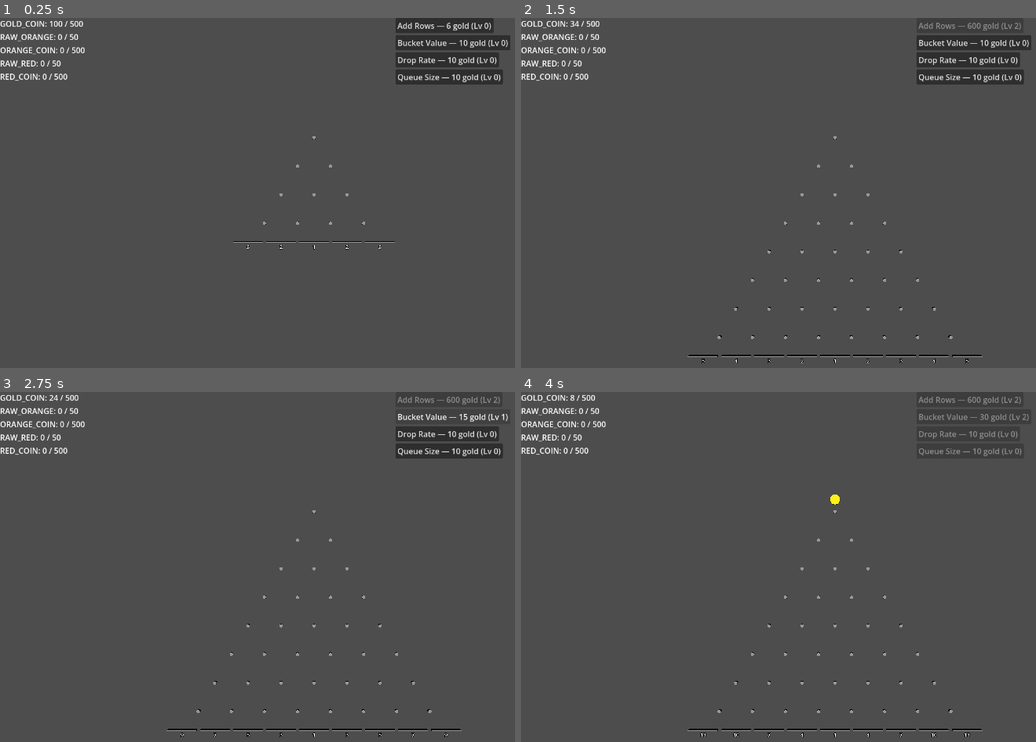
Above: before the commit, frames 1-4 (two rows, left to right).
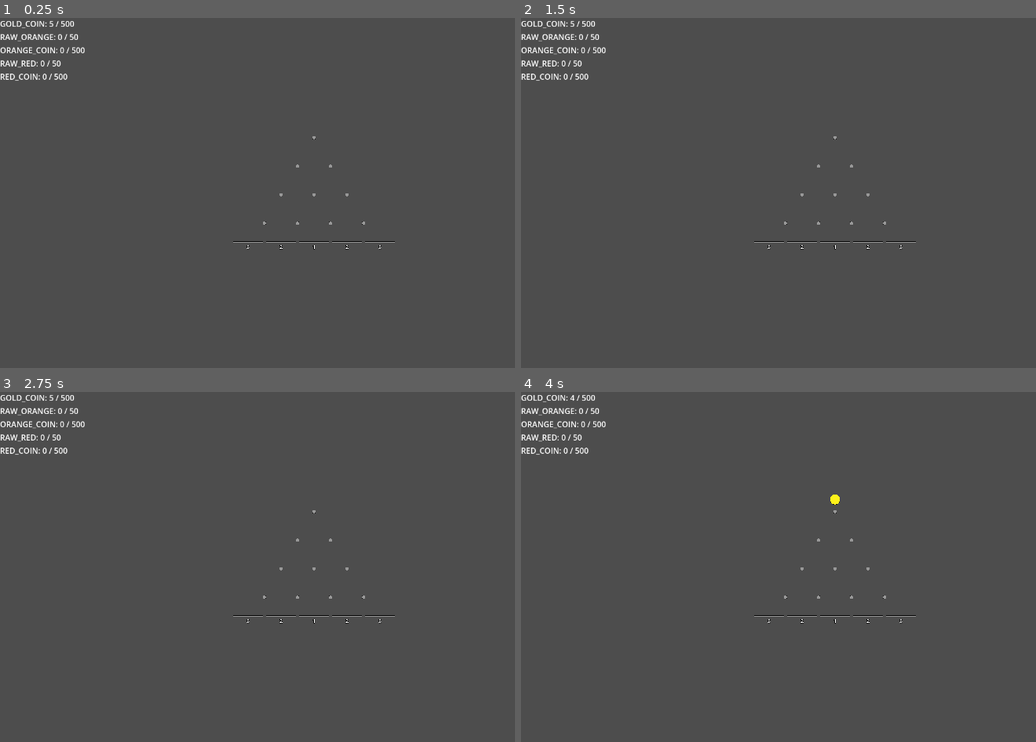
Above: after the commit, the same moments.

Repository: kjbrown-sandbox/pleenko
Game: Godot game, scene res://entities/main/main.tscn
Two runs of this game, one before a commit and one after it. Both use one fixed random seed, a clock stepped at 60 frames per second and the inputs below.
Inputs (mouse positions are in pixels of both pictures, inside the frame that each line leads up to):
- Up to frame 1 (0.25 s): no input
- Up to frame 2 (1.5 s): click (963, 25) at 0.5 s, where only the run before the commit has a clickable "Add Rows — 6 gold (Lv 0)"; click (969, 25) at 1.25 s, where only the run before the commit has a clickable "Add Rows — 60 gold (Lv 1)"
- Up to frame 3 (2.75 s): click (453, 416) at 2 s, where only the run before the commit has a clickable "Bucket Value — 10 gold (Lv 0)"
- Up to frame 4 (4 s): click (974, 416) at 2.75 s, where only the run before the commit has a clickable "Bucket Value — 15 gold (Lv 1)"; tap Enter at 3.5 s; move the mouse to (974, 549) at 3.52 s; hold Right from 3.53 s (still down); hold Space (drop_coin) from 3.53 s (still down); click (974, 549) at 3.67 s

The runs differ from the first frame. In frame 1, 3.3% of the frame differs, in the area x 9-100%, y 0-20%; in frame 2, 3.3%, in the area x 9-100%, y 0-99%; in frame 3, 2.6%; in frame 4, 1.2%.

Commit message:
Add leveling up boring

Diff:
--- a/autoloads/currency_manager/currency_manager.gd
+++ b/autoloads/currency_manager/currency_manager.gd
@@ -10,7 +10,7 @@
    for currency_type in Enums.CurrencyType.values():
       balances[currency_type] = 0
       caps[currency_type] = 50 if currency_type in [Enums.CurrencyType.RAW_ORANGE, Enums.CurrencyType.RAW_RED] else 500
-   balances[Enums.CurrencyType.GOLD_COIN] = 100
+   balances[Enums.CurrencyType.GOLD_COIN] = 5
 
 func can_afford(type: Enums.CurrencyType, amount: int) -> bool:
    return amount <= balances[type]
--- /dev/null
+++ b/autoloads/level_manager/level_manager.gd
@@ -0,0 +1,121 @@
+extends Node
+
+var levels: Array[LevelData] = []
+var current_level: int = 0
+
+## Queue of level-ups waiting for the player to claim.
+var _pending: Array = []  # Array of { level: int, level_data: LevelData }
+
+## Emitted when a level-up is ready to show. UI should display the dialog.
+signal level_up_ready(level: int, level_data: LevelData)
+
+## Emitted after the player claims rewards. Other systems react to this.
+signal rewards_claimed(level: int, rewards: Array[RewardData])
+
+## Emitted whenever the level changes (for progress UI).
+signal level_changed(new_level: int)
+
+
+func _ready() -> void:
+	_build_level_table()
+	CurrencyManager.currency_changed.connect(_on_currency_changed)
+
+
+func _build_level_table() -> void:
+	levels = [
+		_level(10, "You can now add rows to your board!", [
+			_unlock(Enums.UpgradeType.ADD_ROW, Enums.BoardType.GOLD),
+		]),
+		_level(25, "Bucket values can now be upgraded!", [
+			_unlock(Enums.UpgradeType.BUCKET_VALUE, Enums.BoardType.GOLD),
+		]),
+		_level(50, "Here are some free coins!", [
+			_drop_coins(5),
+		]),
+		_level(75, "You can now upgrade your drop rate!", [
+			_unlock(Enums.UpgradeType.DROP_RATE, Enums.BoardType.GOLD),
+		]),
+		_level(120, "You unlocked the coin queue!", [
+			_unlock(Enums.UpgradeType.QUEUE, Enums.BoardType.GOLD),
+		]),
+	]
+
+
+## Helper to create a LevelData resource inline.
+func _level(threshold: int, message: String, rewards: Array[RewardData]) -> LevelData:
+	var data := LevelData.new()
+	data.threshold = threshold
+	data.message = message
+	data.rewards = rewards
+	return data
+
+
+## Helper to create an UNLOCK_UPGRADE reward.
+func _unlock(upgrade_type: Enums.UpgradeType, board_type: Enums.BoardType) -> RewardData:
+	var r := RewardData.new()
+	r.type = RewardData.RewardType.UNLOCK_UPGRADE
+	r.upgrade_type = upgrade_type
+	r.board_type = board_type
+	return r
+
+
+## Helper to create a DROP_COINS reward.
+func _drop_coins(count: int) -> RewardData:
+	var r := RewardData.new()
+	r.type = RewardData.RewardType.DROP_COINS
+	r.coin_count = count
+	return r
+
+
+func _on_currency_changed(type: Enums.CurrencyType, new_balance: int, _new_cap: int) -> void:
+	if type != Enums.CurrencyType.GOLD_COIN:
+		return
+
+	while current_level < levels.size():
+		var next_level_data: LevelData = levels[current_level]
+		if new_balance >= next_level_data.threshold:
+			current_level += 1
+			_pending.append({ "level": current_level, "level_data": next_level_data })
+			level_changed.emit(current_level)
+			print("[LevelManager] Level %d reached (threshold=%d)" % [current_level, next_level_data.threshold])
+		else:
+			break
+
+	if _pending.size() == 1:
+		var entry = _pending[0]
+		level_up_ready.emit(entry["level"], entry["level_data"])
+
+
+func claim_rewards() -> void:
+	if _pending.is_empty():
+		return
+
+	var entry = _pending.pop_front()
+	var level: int = entry["level"]
+	var level_data: LevelData = entry["level_data"]
+
+	print("[LevelManager] Claiming rewards for level %d" % level)
+
+	for reward in level_data.rewards:
+		if reward.type == RewardData.RewardType.DROP_COINS:
+			CurrencyManager.add(Enums.CurrencyType.GOLD_COIN, reward.coin_count)
+
+	rewards_claimed.emit(level, level_data.rewards)
+
+	if not _pending.is_empty():
+		var next = _pending[0]
+		level_up_ready.emit(next["level"], next["level_data"])
+
+
+func get_next_threshold() -> int:
+	if current_level >= levels.size():
+		return -1
+	return levels[current_level].threshold
+
+
+func get_progress() -> float:
+	if current_level >= levels.size():
+		return 1.0
+	var threshold: int = levels[current_level].threshold
+	var gold: int = CurrencyManager.get_balance(Enums.CurrencyType.GOLD_COIN)
+	return float(gold) / float(threshold) if threshold > 0 else 0.0
--- /dev/null
+++ b/autoloads/level_manager/level_manager.tscn
@@ -0,0 +1,6 @@
+[gd_scene format=3]
+
+[ext_resource type="Script" path="res://autoloads/level_manager/level_manager.gd" id="1_script"]
+
+[node name="LevelManager" type="Node"]
+script = ExtResource("1_script")
--- a/autoloads/upgrade_manager/upgrade_manager.gd
+++ b/autoloads/upgrade_manager/upgrade_manager.gd
@@ -7,6 +7,7 @@
 	var max_level: int = 0  ## 0 = uncapped; mutable for cap raises
 
 signal upgrade_purchased(upgrade_type: Enums.UpgradeType, board_type: Enums.BoardType, new_level: int)
+signal upgrade_unlocked(upgrade_type: Enums.UpgradeType, board_type: Enums.BoardType)
 
 ## Populate this array in the Inspector with .tres BaseUpgradeData resources.
 @export var upgrades: Array[BaseUpgradeData] = []
@@ -17,21 +18,29 @@
 ## Quick lookup: UpgradeType -> BaseUpgradeData
 var _upgrade_map: Dictionary = {}
 
+## Tracks which upgrades are unlocked per board.
+var _unlocked: Dictionary = {}  # BoardType -> UpgradeType -> bool
+
 
 func _ready() -> void:
 	# Build lookup map
 	for data in upgrades:
 		_upgrade_map[data.type] = data
 
-	# Initialize state for every board + upgrade combination
+	# Initialize state and unlock tracking for every board + upgrade combination
 	for board_type in Enums.BoardType.values():
 		_state[board_type] = {}
+		_unlocked[board_type] = {}
 		for data in upgrades:
 			var s := UpgradeState.new()
 			s.cost = data.base_cost
 			s.delta = data.cost_delta
 			s.max_level = data.max_level
 			_state[board_type][data.type] = s
+			_unlocked[board_type][data.type] = false
+
+	# Listen for level rewards to unlock upgrades
+	LevelManager.rewards_claimed.connect(_on_rewards_claimed)
 
 	# Debug: print initial state
 	for board_type in _state:
@@ -64,7 +73,25 @@
 	return _state[board_type][upgrade_type]
 
 
+func is_unlocked(board_type: Enums.BoardType, upgrade_type: Enums.UpgradeType) -> bool:
+	return _unlocked[board_type][upgrade_type]
+
+
+func unlock(board_type: Enums.BoardType, upgrade_type: Enums.UpgradeType) -> void:
+	if _unlocked[board_type][upgrade_type]:
+		return
+	_unlocked[board_type][upgrade_type] = true
+	upgrade_unlocked.emit(upgrade_type, board_type)
+	print("[UpgradeManager] Unlocked %s on %s" % [
+		Enums.UpgradeType.keys()[upgrade_type],
+		Enums.BoardType.keys()[board_type]
+	])
+
+
 func can_buy(board_type: Enums.BoardType, upgrade_type: Enums.UpgradeType) -> bool:
+	if not is_unlocked(board_type, upgrade_type):
+		return false
+
 	var state: UpgradeState = _state[board_type][upgrade_type]
 
 	# max_level of 0 means uncapped
@@ -91,6 +118,12 @@
 	return true
 
 
+func _on_rewards_claimed(_level: int, rewards: Array[RewardData]) -> void:
+	for reward in rewards:
+		if reward.type == RewardData.RewardType.UNLOCK_UPGRADE:
+			unlock(reward.board_type, reward.upgrade_type)
+
+
 func _advance_cost(board_type: Enums.BoardType, upgrade_type: Enums.UpgradeType) -> void:
 	var upgrade_state: UpgradeState = _state[board_type][upgrade_type]
 	var data: BaseUpgradeData = _upgrade_map[upgrade_type]
--- /dev/null
+++ b/entities/level_up_dialog/level_up_dialog.gd
@@ -0,0 +1,34 @@
+extends CanvasLayer
+
+@onready var panel: PanelContainer = $Overlay/Panel
+@onready var level_label: Label = $Overlay/Panel/VBoxContainer/LevelLabel
+@onready var message_label: Label = $Overlay/Panel/VBoxContainer/MessageLabel
+@onready var claim_button: Button = $Overlay/Panel/VBoxContainer/ClaimButton
+@onready var overlay: ColorRect = $Overlay
+
+
+func _ready() -> void:
+	claim_button.pressed.connect(_on_claim_pressed)
+	LevelManager.level_up_ready.connect(_on_level_up_ready)
+	hide_dialog()
+
+
+func _on_level_up_ready(level: int, level_data: LevelData) -> void:
+	level_label.text = "Level %d!" % level
+	message_label.text = level_data.message
+	show_dialog()
+
+
+func _on_claim_pressed() -> void:
+	hide_dialog()
+	LevelManager.claim_rewards()
+
+
+func show_dialog() -> void:
+	overlay.visible = true
+	get_tree().paused = true
+
+
+func hide_dialog() -> void:
+	overlay.visible = false
+	get_tree().paused = false
--- /dev/null
+++ b/entities/level_up_dialog/level_up_dialog.tscn
@@ -0,0 +1,51 @@
+[gd_scene format=3]
+
+[ext_resource type="Script" path="res://entities/level_up_dialog/level_up_dialog.gd" id="1_script"]
+
+[node name="LevelUpDialog" type="CanvasLayer"]
+layer = 10
+process_mode = 3
+script = ExtResource("1_script")
+
+[node name="Overlay" type="ColorRect" parent="."]
+anchors_preset = 15
+anchor_right = 1.0
+anchor_bottom = 1.0
+grow_horizontal = 2
+grow_vertical = 2
+mouse_filter = 0
+color = Color(0, 0, 0, 0.5)
+
+[node name="Panel" type="PanelContainer" parent="Overlay"]
+anchors_preset = 8
+anchor_left = 0.5
+anchor_top = 0.5
+anchor_right = 0.5
+anchor_bottom = 0.5
+offset_left = -150.0
+offset_top = -80.0
+offset_right = 150.0
+offset_bottom = 80.0
+grow_horizontal = 2
+grow_vertical = 2
+
+[node name="VBoxContainer" type="VBoxContainer" parent="Overlay/Panel"]
+layout_mode = 2
+theme_override_constants/separation = 12
+alignment = 1
+
+[node name="LevelLabel" type="Label" parent="Overlay/Panel/VBoxContainer"]
+layout_mode = 2
+horizontal_alignment = 1
+text = "Level 1!"
+
+[node name="MessageLabel" type="Label" parent="Overlay/Panel/VBoxContainer"]
+layout_mode = 2
+horizontal_alignment = 1
+text = "You unlocked something!"
+autowrap_mode = 2
+
+[node name="ClaimButton" type="Button" parent="Overlay/Panel/VBoxContainer"]
+layout_mode = 2
+focus_mode = 0
+text = "Claim Reward"
--- a/entities/main/main.tscn
+++ b/entities/main/main.tscn
@@ -3,6 +3,7 @@
 [ext_resource type="Script" uid="uid://der5dhn1xrahx" path="res://entities/main/main.gd" id="1_j5li3"]
 [ext_resource type="PackedScene" uid="uid://dqosetipfxq2w" path="res://entities/plinko_board/plinko_board.tscn" id="1_kykwc"]
 [ext_resource type="Script" uid="uid://dqvg32rprv776" path="res://entities/main/coin_values.gd" id="2_dn64k"]
+[ext_resource type="PackedScene" path="res://entities/level_up_dialog/level_up_dialog.tscn" id="3_levelup"]
 
 [node name="Main" type="Node3D" unique_id=441209692]
 script = ExtResource("1_j5li3")
@@ -22,3 +23,5 @@
 offset_right = 40.0
 offset_bottom = 40.0
 script = ExtResource("2_dn64k")
+
+[node name="LevelUpDialog" parent="." instance=ExtResource("3_levelup")]
--- a/entities/plinko_board/upgrade_section.gd
+++ b/entities/plinko_board/upgrade_section.gd
@@ -6,17 +6,35 @@
 
 var _board: PlinkoBoard
 var _board_type: Enums.BoardType
+var _rows: Dictionary = {}  # UpgradeType -> UpgradeRow node
 
 func setup(board: PlinkoBoard, board_type: Enums.BoardType) -> void:
 	_board = board
 	_board_type = board_type
-	_build_upgrades()
 
-func _build_upgrades() -> void:
+	# Spawn rows for any upgrades already unlocked
 	for upgrade_type in Enums.UpgradeType.values():
-		var row = UpgradeRowScene.instantiate()
-		row.setup(_board_type, upgrade_type, _buy_upgrade.bind(upgrade_type))
-		upgrades_container.add_child(row)
+		if UpgradeManager.is_unlocked(_board_type, upgrade_type):
+			_spawn_row(upgrade_type)
+
+	# Listen for future unlocks
+	UpgradeManager.upgrade_unlocked.connect(_on_upgrade_unlocked)
+
+
+func _on_upgrade_unlocked(upgrade_type: Enums.UpgradeType, board_type: Enums.BoardType) -> void:
+	if board_type != _board_type:
+		return
+	if upgrade_type in _rows:
+		return
+	_spawn_row(upgrade_type)
+
+
+func _spawn_row(upgrade_type: Enums.UpgradeType) -> void:
+	var row = UpgradeRowScene.instantiate()
+	row.setup(_board_type, upgrade_type, _buy_upgrade.bind(upgrade_type))
+	upgrades_container.add_child(row)
+	_rows[upgrade_type] = row
+
 
 func _buy_upgrade(upgrade_type: Enums.UpgradeType) -> void:
 	if not UpgradeManager.buy(_board_type, upgrade_type):
--- a/project.godot
+++ b/project.godot
@@ -22,8 +22,9 @@
 
 [autoload]
 
+CurrencyManager="*uid://cqbvoj3y28mjh"
 UpgradeManager="*res://autoloads/upgrade_manager/upgrade_manager.tscn"
-CurrencyManager="*uid://cqbvoj3y28mjh"
+LevelManager="*res://autoloads/level_manager/level_manager.tscn"
 
 [display]
 
--- /dev/null
+++ b/scripts/level_data.gd
@@ -0,0 +1,6 @@
+class_name LevelData
+extends Resource
+
+@export var threshold: int
+@export var message: String
+@export var rewards: Array[RewardData] = []
--- /dev/null
+++ b/scripts/reward_data.gd
@@ -0,0 +1,16 @@
+class_name RewardData
+extends Resource
+
+enum RewardType {
+	UNLOCK_UPGRADE,
+	DROP_COINS,
+	UNLOCK_BOARD,
+}
+
+@export var type: RewardType
+## For UNLOCK_UPGRADE and UNLOCK_BOARD:
+@export var board_type: Enums.BoardType
+## For UNLOCK_UPGRADE:
+@export var upgrade_type: Enums.UpgradeType
+## For DROP_COINS:
+@export var coin_count: int = 0
Not shown, added: autoloads/level_manager/level_manager.gd.uid
Not shown, added: entities/level_up_dialog/level_up_dialog.gd.uid
Not shown, added: scripts/level_data.gd.uid
Not shown, added: scripts/reward_data.gd.uid
